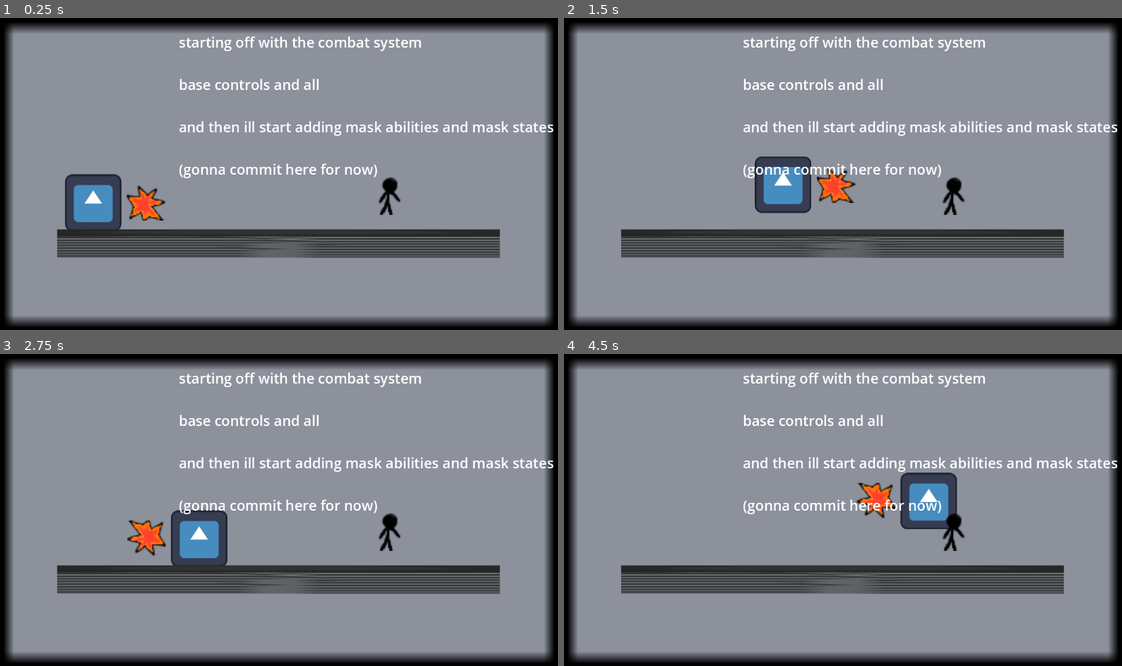
Above: before the commit, frames 1-4 (two rows, left to right).
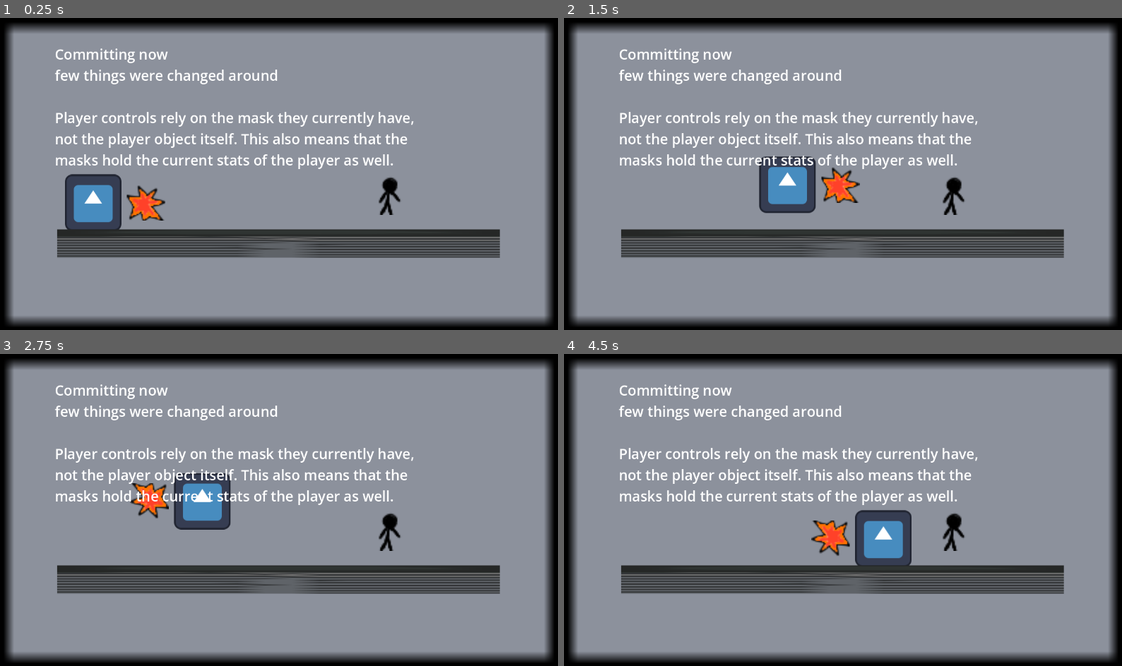
Above: after the commit, the same moments.

Repository: SakuragamaRykii/globaljam26
Game: Godot game, scene res://scenes/main_scene.tscn
Same seed, same stepped clock (60 frames per second), same inputs: the game is played once before the commit and once after it. The engine's default icon, where the game draws it, is replaced by a stand-in: a white triangle on a blue panel in a dark square.
Inputs (mouse positions are in pixels of both pictures, inside the frame that each line leads up to):
- Up to frame 1 (0.25 s): no input
- Up to frame 2 (1.5 s): tap Enter at 0.5 s; move the mouse to (965, 155) at 0.52 s; hold D (p1_right) from 0.53 s (still down); click (965, 155) at 0.6 s; tap W (p1_up) at 0.77, 0.8, 1.07, 1.35 s; move the mouse to (725, 186) at 1.27 s
- Up to frame 3 (2.75 s): tap W (p1_up) at 1.52, 1.82, 2.3 s; click (161, 522) at 1.55 s; move the mouse to (334, 438) at 2.02 s; release D (p1_right) at 2.03 s; hold A (p1_left) from 2.03 s (still down); click (334, 438) at 2.1 s
- Up to frame 4 (4.5 s): move the mouse to (815, 569) at 2.77 s; release A (p1_left) at 2.78 s; hold D (p1_right) 2.78-4.28 s; click (815, 569) at 2.85 s; tap W (p1_up) at 3.02, 3.32, 3.6, 3.77, 4.07 s; move the mouse to (1010, 553) at 3.52 s; move the mouse to (670, 460) at 4.27 s; hold A (p1_left) from 4.28 s (still down); click (670, 460) at 4.35 s

The runs differ from the first frame. In frame 1, 5.7% of the frame differs, in the area x 9-100%, y 5-52%; in frame 2, 6.7%; in frame 3, 9.1%; in frame 4, 9.4%, in the area x 9-100%, y 5-68%.

Commit message:
overhaul combat system to be dependent on mask classes, with attacks and movement composition.

Diff:
--- a/entities/dummy.tscn
+++ b/entities/dummy.tscn
@@ -1,9 +1,18 @@
-[gd_scene load_steps=2 format=3 uid="uid://llm3aivfm64l"]
+[gd_scene load_steps=3 format=3 uid="uid://llm3aivfm64l"]
 
 [ext_resource type="Texture2D" uid="uid://l50grw1n6l06" path="res://entities/stick man die.png" id="1_ewvry"]
 
+[sub_resource type="RectangleShape2D" id="RectangleShape2D_lueea"]
+size = Vector2(51, 84)
+
 [node name="Dummy" type="CharacterBody2D"]
+collision_layer = 4
+collision_mask = 7
 
 [node name="StickManDie" type="Sprite2D" parent="."]
 scale = Vector2(3, 3)
 texture = ExtResource("1_ewvry")
+
+[node name="CollisionShape2D" type="CollisionShape2D" parent="."]
+position = Vector2(-5.5, 5)
+shape = SubResource("RectangleShape2D_lueea")
--- /dev/null
+++ b/entities/player.gd
@@ -0,0 +1,39 @@
+class_name Player extends CharacterBody2D
+
+@onready var hitbox := $Hitbox
+@onready var DEFAULT_CONTROLS : Mask = $DefaultControls
+
+@export var player_id : String #need function to set this automatically for multiplayer
+
+var current_mask: Mask
+
+var current_hp: int
+
+func _ready() -> void:
+	current_mask = DEFAULT_CONTROLS
+	current_hp = current_mask.player_stats.max_hp
+
+func set_current_mask(new_mask : Mask):
+	if new_mask == current_mask: return
+	var hp_ratio = 1
+	if current_mask:
+		hp_ratio = current_hp/current_mask.player_stats.max_hp
+		remove_child(current_mask)
+		owner.add_child(current_mask)
+	current_mask = new_mask
+	add_child(current_mask)
+
+	current_hp = current_mask.player_stats.max_hp * hp_ratio
+
+func _physics_process(delta: float) -> void:
+	current_mask.player_controller.movement(self, delta)
+	set_aim()
+	current_mask.attack(self)
+	current_mask.ability(self)
+	move_and_slide()
+
+func set_aim():
+	if !current_mask: return
+	var x_aim = Input.get_axis(player_id+"_left", player_id+"_right")
+	var y_aim = Input.get_axis(player_id+"_up", player_id+"_down")
+	current_mask.look_at(global_position + Vector2(x_aim, y_aim))
--- a/entities/player_base.tscn
+++ b/entities/player_base.tscn
@@ -1,38 +1,23 @@
-[gd_scene load_steps=6 format=3 uid="uid://bay86gclqwu4n"]
+[gd_scene load_steps=5 format=3 uid="uid://bay86gclqwu4n"]
 
-[ext_resource type="Script" path="res://entities/player_controls.gd" id="1_pqudp"]
+[ext_resource type="Script" path="res://entities/player.gd" id="1_cwb64"]
 [ext_resource type="Texture2D" uid="uid://dtvqcelcs5fhc" path="res://icon.svg" id="1_w2n65"]
-[ext_resource type="Texture2D" uid="uid://c8votwbney4mw" path="res://entities/stick man eaten.png" id="2_acwku"]
-
-[sub_resource type="RectangleShape2D" id="RectangleShape2D_elmjh"]
-size = Vector2(78, 68)
+[ext_resource type="PackedScene" uid="uid://duihlgnn0s2gw" path="res://masks/default_controls.tscn" id="3_7ly6d"]
 
 [sub_resource type="RectangleShape2D" id="RectangleShape2D_ql0r8"]
 size = Vector2(121, 124)
 
 [node name="PlayerBase" type="CharacterBody2D"]
 collision_layer = 4
-collision_mask = 3
-script = ExtResource("1_pqudp")
+collision_mask = 7
+script = ExtResource("1_cwb64")
 
 [node name="Icon" type="Sprite2D" parent="."]
 texture = ExtResource("1_w2n65")
 
-[node name="AttackHitbox" type="Area2D" parent="."]
-
-[node name="StickManEaten" type="Sprite2D" parent="AttackHitbox"]
-position = Vector2(120, 1.19209e-07)
-scale = Vector2(2.71875, 2.5625)
-texture = ExtResource("2_acwku")
-
-[node name="CollisionShape2D" type="CollisionShape2D" parent="AttackHitbox"]
-position = Vector2(118, 4)
-shape = SubResource("RectangleShape2D_elmjh")
+[node name="DefaultControls" parent="." instance=ExtResource("3_7ly6d")]
 
 [node name="Hitbox" type="CollisionShape2D" parent="."]
 visible = false
 position = Vector2(0, -1)
 shape = SubResource("RectangleShape2D_ql0r8")
-
-[node name="AttackCD" type="Timer" parent="."]
-wait_time = 0.5
--- a/entities/player_controls.gd
+++ /dev/null
@@ -1,49 +0,0 @@
-extends CharacterBody2D
-
-
-const SPEED = 300.0
-const JUMP_VELOCITY = -400.0
-
-
-var can_attack : bool = true
-
-@onready var attack_hitbox: Area2D = $AttackHitbox
-
-func _ready() -> void:
-	pass
-
-func _physics_process(delta: float) -> void:
-	# Add the gravity.
-	if not is_on_floor():
-		velocity += get_gravity() * delta
-
-	# Handle jump.
-	if Input.is_action_just_pressed("p1_up") and is_on_floor():
-		velocity.y = JUMP_VELOCITY
-
-	if Input.is_action_just_pressed("p1_attack"):
-		attack()
-
-	# Get the input direction and handle the movement/deceleration.
-	# As good practice, you should replace UI actions with custom gameplay actions.
-	var direction_x := Input.get_axis("p1_left", "p1_right")
-	var direction_y := Input.get_axis("p1_up", "p1_down")
-
-	if direction_x:
-		velocity.x = direction_x * SPEED
-	else:
-		velocity.x = move_toward(velocity.x, 0, SPEED)
-
-
-	move_attack_area(Vector2(direction_x, direction_y))
-
-	move_and_slide()
-
-func move_attack_area(axis : Vector2):
-	attack_hitbox.look_at(global_position + axis)
-
-
-
-func attack():
-	if !can_attack: return
-	print("attacking at angle: ", attack_hitbox.rotation)
--- /dev/null
+++ b/masks/default_controls.gd
@@ -0,0 +1,19 @@
+extends Mask
+
+const DASH_SPEED = 600
+
+# Called when the node enters the scene tree for the first time.
+func _ready() -> void:
+	player_controller = DefaultController.new(player_stats.speed, player_stats.jump_velocity)
+
+func attack(source_player : Player):
+	if Input.is_action_just_pressed(source_player.player_id+"_attack") and can_attack:
+		print("YOU JUST ATTACKED AFTER 55 HOURS OF PURE CODE LETS GOOO")
+		source_player.velocity += Vector2(DASH_SPEED, 0).rotated(rotation)
+		set_attack_state(false)
+		await attack_cd.timeout
+		set_attack_state(true)
+
+func ability(source_player : Player):
+	if Input.is_action_just_pressed(source_player.player_id+"_ability"):
+		print("Ability is cast??")
--- /dev/null
+++ b/masks/default_controls.tscn
@@ -0,0 +1,26 @@
+[gd_scene load_steps=5 format=3 uid="uid://duihlgnn0s2gw"]
+
+[ext_resource type="Texture2D" uid="uid://c8votwbney4mw" path="res://entities/stick man eaten.png" id="1_7yqgn"]
+[ext_resource type="Script" path="res://masks/default_controls.gd" id="1_etyq5"]
+[ext_resource type="Resource" uid="uid://bfc8qgy43gwt1" path="res://masks/player_controllers/default.tres" id="2_nqd8r"]
+
+[sub_resource type="RectangleShape2D" id="RectangleShape2D_elmjh"]
+size = Vector2(78, 68)
+
+[node name="DefaultControls" type="Area2D"]
+collision_layer = 0
+collision_mask = 5
+script = ExtResource("1_etyq5")
+player_stats = ExtResource("2_nqd8r")
+
+[node name="StickManEaten" type="Sprite2D" parent="."]
+position = Vector2(120, 1.19209e-07)
+scale = Vector2(2.71875, 2.5625)
+texture = ExtResource("1_7yqgn")
+
+[node name="CollisionShape2D" type="CollisionShape2D" parent="."]
+position = Vector2(118, 4)
+shape = SubResource("RectangleShape2D_elmjh")
+
+[node name="AttackCD" type="Timer" parent="."]
+wait_time = 0.5
--- /dev/null
+++ b/masks/mask.gd
@@ -0,0 +1,17 @@
+class_name Mask extends Node2D
+
+#attacks are managed here
+
+@export var player_stats: PlayerStatsResource
+@onready var attack_cd: Timer = $AttackCD
+
+var player_controller: ControllerComponent
+var can_attack: bool = true
+
+func attack(source_player: Player): pass
+func ability(source_player: Player): pass
+
+func set_attack_state(state: bool): #if attacked, start cooldown timer.
+	can_attack = state
+	if can_attack: attack_cd.stop()
+	else: attack_cd.start()
--- /dev/null
+++ b/masks/player_controllers/controller_component.gd
@@ -0,0 +1,10 @@
+class_name ControllerComponent extends Node
+
+var speed : float
+var jump_velocity : float
+
+func _init(speed : float, jump_velocity: float) -> void:
+	self.speed = speed
+	self.jump_velocity = jump_velocity
+
+func movement(target_player: Player, delta : float): pass
--- /dev/null
+++ b/masks/player_controllers/default.tres
@@ -0,0 +1,10 @@
+[gd_resource type="Resource" script_class="PlayerStatsResource" load_steps=2 format=3 uid="uid://bfc8qgy43gwt1"]
+
+[ext_resource type="Script" path="res://masks/player_controllers/player_stats.gd" id="1_s1nlb"]
+
+[resource]
+script = ExtResource("1_s1nlb")
+speed = 300.0
+jump_velocity = -400.0
+max_hp = 100
+attack_damage = 12
--- /dev/null
+++ b/masks/player_controllers/default_controller.gd
@@ -0,0 +1,19 @@
+class_name DefaultController extends ControllerComponent
+
+func movement(target_player: Player, delta: float):
+	print("running")
+	if not target_player.is_on_floor():
+		target_player.velocity += target_player.get_gravity() * delta
+
+	# Handle jump.
+	if Input.is_action_just_pressed(target_player.player_id + "_up") and target_player.is_on_floor():
+		target_player.velocity.y = jump_velocity
+	# Get the input direction and handle the movement/deceleration.
+	# As good practice, you should replace UI actions with custom gameplay actions.
+	var direction_x := Input.get_axis(target_player.player_id + "_left", target_player.player_id + "_right")
+	var direction_y := Input.get_axis(target_player.player_id + "_up", target_player.player_id + "_down")
+
+	if direction_x:
+		target_player.velocity.x = direction_x * speed
+	else:
+		target_player.velocity.x = move_toward(target_player.velocity.x, 0, speed)
--- /dev/null
+++ b/masks/player_controllers/player_stats.gd
@@ -0,0 +1,8 @@
+class_name PlayerStatsResource extends Resource
+
+@export var speed : float
+@export var jump_velocity : float
+
+@export var max_hp: int
+
+@export var attack_damage : int
--- a/project.godot
+++ b/project.godot
@@ -67,6 +67,11 @@
 "events": [Object(InputEventKey,"resource_local_to_scene":false,"resource_name":"","device":-1,"window_id":0,"alt_press …(195 unchanged characters)…
 ]
 }
+p1_ability={
+"deadzone": 0.5,
+"events": [Object(InputEventKey,"resource_local_to_scene":false,"resource_name":"","device":-1,"window_id":0,"alt_pressed":false,"shift_pressed":false,"ctrl_pressed":false,"meta_pressed":false,"pressed":false,"keycode":0,"physical_keycode":69,"key_label":0,"unicode":101,"location":0,"echo":false,"script":null)
+]
+}
 
 [layer_names]
 
--- a/scenes/main_scene.tscn
+++ b/scenes/main_scene.tscn
@@ -16,22 +16,21 @@
 position = Vector2(644, 524)
 
 [node name="PlayerBase" parent="." instance=ExtResource("3_vk4ge")]
-position = Vector2(224, 403)
+position = Vector2(224, 405)
+player_id = "p1"
 
 [node name="Dummy" parent="." instance=ExtResource("4_ymqrx")]
 position = Vector2(898, 411)
 
 [node name="Label" type="Label" parent="."]
-offset_left = 418.0
-offset_top = 45.0
-offset_right = 1267.0
-offset_bottom = 378.0
+offset_left = 137.0
+offset_top = 72.0
+offset_right = 1153.0
+offset_bottom = 405.0
 theme_override_font_sizes/font_size = 32
-text = "starting off with the combat system
+text = "Committing now
+few things were changed around
 
-base controls and all
-
-and then ill start adding mask abilities and mask states
-
-(gonna commit here for now)
-"
+Player controls rely on the mask they currently have,
+not the player object itself. This also means that the
+masks hold the current stats of the player as well."
